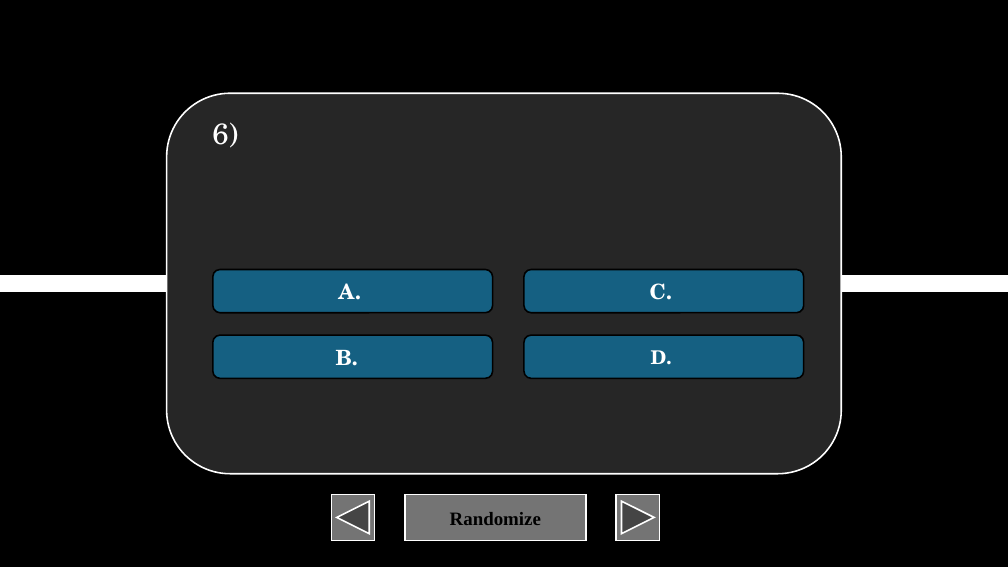
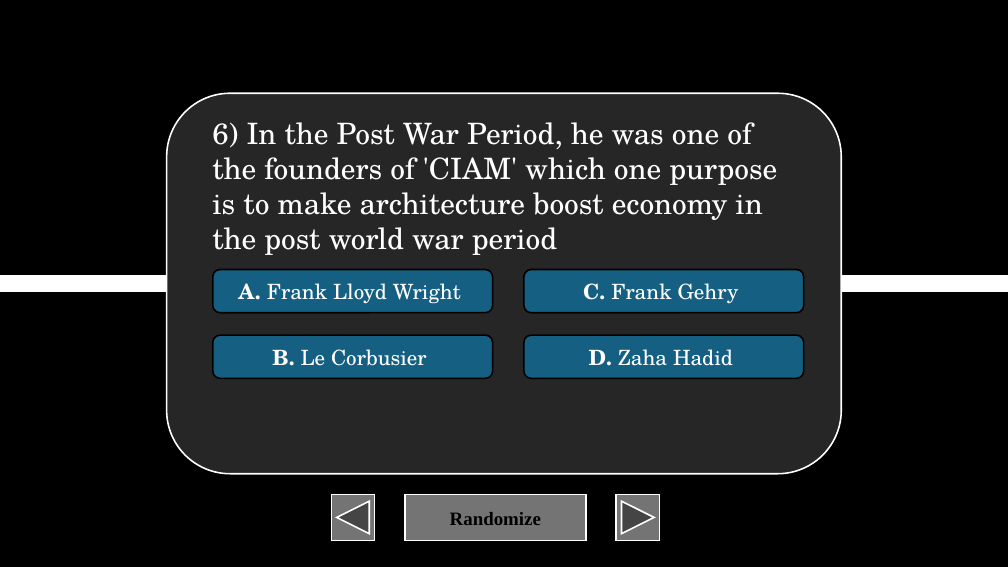
Before and after one commit to XIvanSolomonX/Archi-Reviewer, a slide deck: slide 7 of TOA.pptm. Drawn at 1008x567 pixels with LibreOffice and Linux fonts; fonts in the diff are those of the drawing. Boxes give left, top, right and bottom in pixels: in the first picture for what was removed or moved away, otherwise in the second. Text is boxed around its words. In the diff, an @@ line names an element or a change of style, - is before the commit and + after.

```diff
--- a/TOA.pptm
+++ b/TOA.pptm
@@ text at (212,122,777,255): text changed @@
-6)
+6) In the Post War Period, he was one of the founders of 'CIAM' which one purpose is to make architecture boost economy in the post world war period
@@ text in rounded rectangle at (238,283,461,304): text changed; bold off @@
-A.
+A. Frank Lloyd Wright
@@ text in rounded rectangle at (583,283,739,304): text changed; bold off @@
-C.
+C. Frank Gehry
@@ text in rounded rectangle at (272,349,427,366): text changed; bold off @@
-B.
+B. Le Corbusier
@@ text in rounded rectangle at (589,349,733,366): text changed; size 18 to 20 pt; bold off @@
-D.
+D. Zaha Hadid
```
Also in this commit, not shown: 10 other slides changed, 40 slides added.
